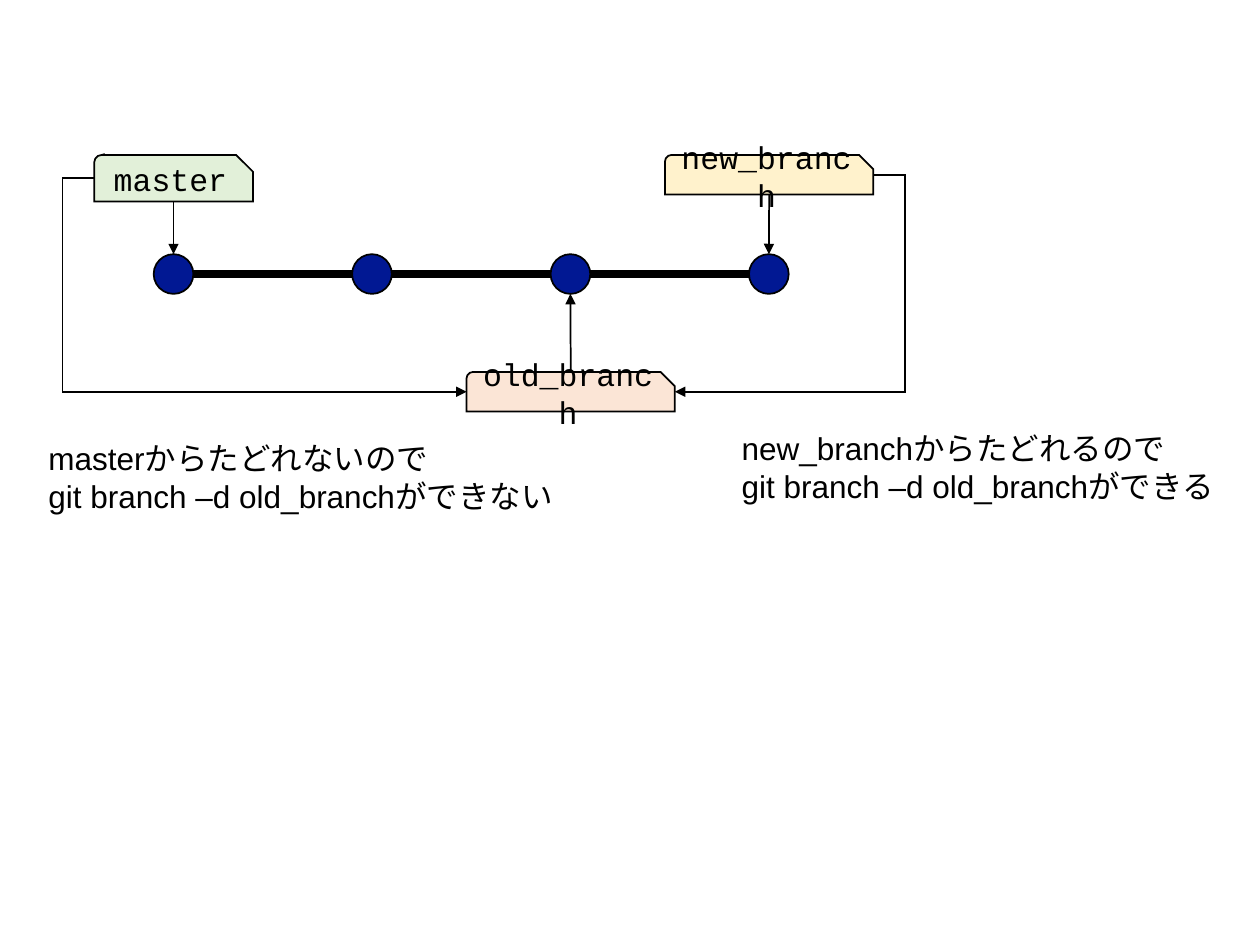
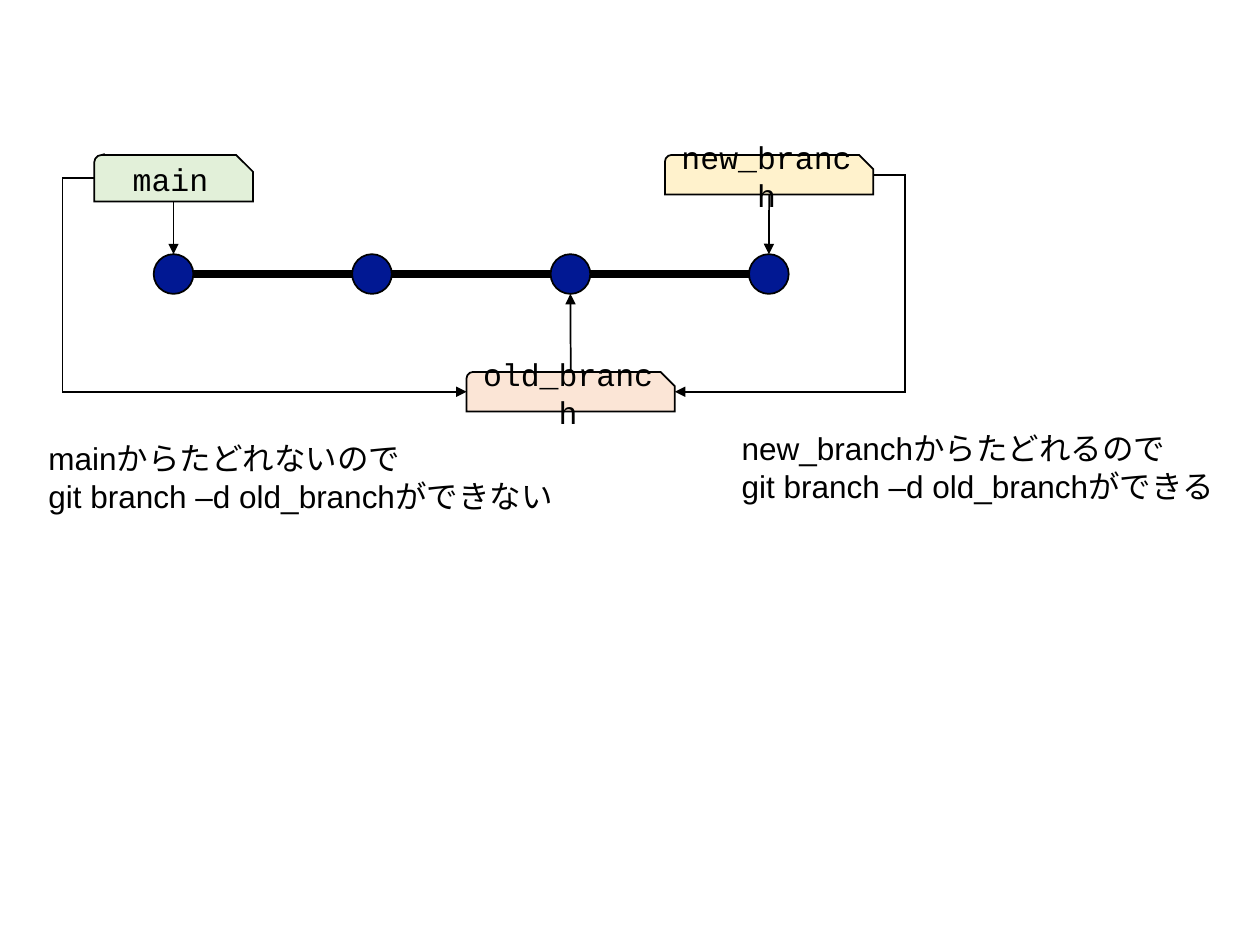
Before and after one commit to kaityo256/github, a slide deck: slide 16 of branch/fig/fig.pptx (slide 15 before the commit). Drawn at 1260x945 pixels with LibreOffice and Linux fonts; fonts in the diff are those of the drawing. Boxes give left, top, right and bottom in pixels: in the first picture for what was removed or moved away, otherwise in the second. Text is boxed around its words. In the diff, an @@ line names an element or a change of style, - is before the commit and + after.

```diff
--- a/branch/fig/fig.pptx
+++ b/branch/fig/fig.pptx
@@ text in snip round rect at [133,169,209,201]: text changed @@
-master
+main
@@ text at [48,445,400,472]: text changed @@
-masterからたどれないので
+mainからたどれないので
```
Also in this commit, not shown: 17 other slides changed, 8 slides added, 1 other file.
